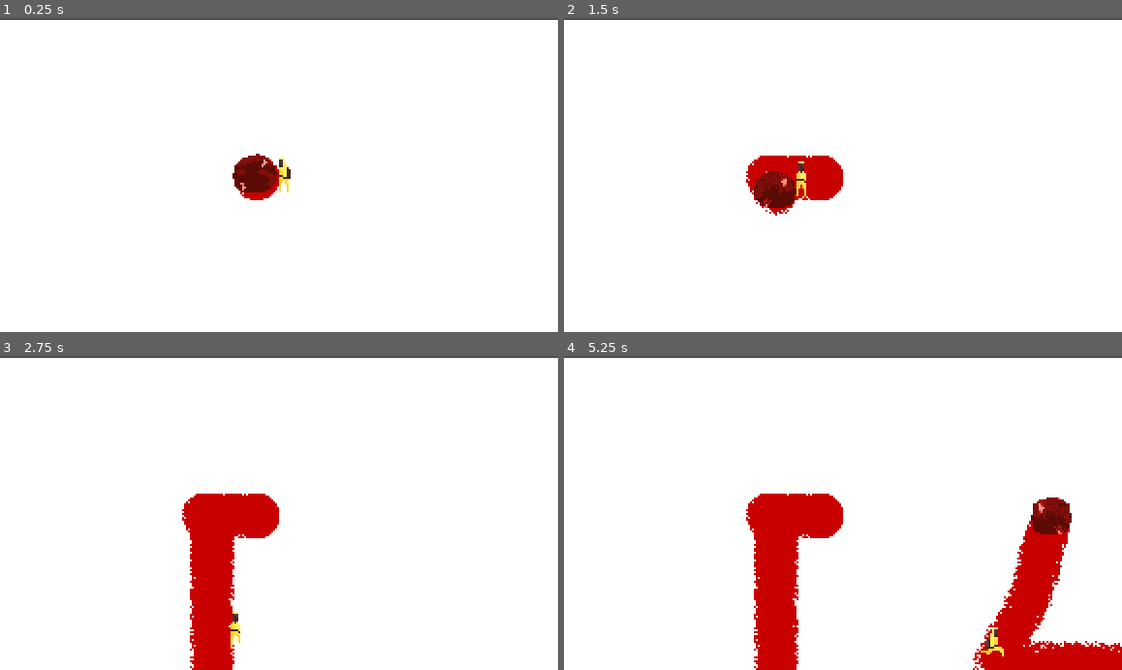
Above: before the commit, frames 1-4 (two rows, left to right).
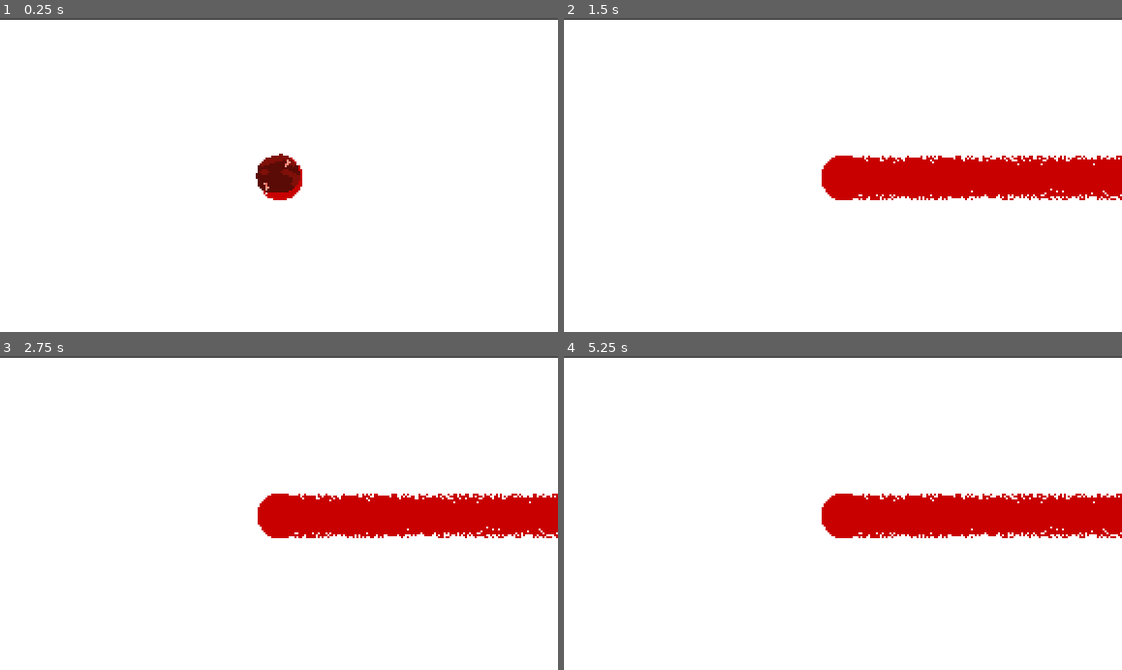
Above: after the commit, the same moments.

Repository: fawfle/blood-jam-cu
Game: Godot game, scene res://scenes/main-test-mihai.tscn
The game is run twice, just before and just after one commit, with the same random seed, the same clock (stepped at 60 frames per second) and the same inputs. This scene is started directly instead of the project's main scene.
Inputs:
- Up to frame 1 (0.25 s): no input
- Up to frame 2 (1.5 s): tap Enter at 0.5, 1.35 s; hold D (right) 0.53-1.28 s; tap Shift (dash) at 0.6 s; hold S (backward) from 1.28 s (still down)
- Up to frame 3 (2.75 s): release S (backward) at 2.03 s; hold D (right) from 2.03 s (still down); tap Backspace at 2.1 s
- Up to frame 4 (5.25 s): release D (right) at 2.78 s; hold W (forward) 2.78-3.53 s; tap 0 at 2.85 s; hold A (left) 3.53-5.03 s; tap 9 at 3.6 s; tap Space at 4.25 s; tap Shift (dash) at 4.35 s; hold S (backward) from 5.03 s (still down); tap Enter at 5.1 s

The runs differ from the first frame. In frame 1, 1.3% of the frame differs, in the area x 41-55%, y 43-59%; in frame 2, 8.5%; in frame 3, 12%; in frame 4, 16%, in the area x 32-100%, y 43-100%.

Commit message:
enemy testing

Diff:
--- a/scenes/main-test-mihai.tscn
+++ b/scenes/main-test-mihai.tscn
@@ -1,9 +1,8 @@
-[gd_scene load_steps=5 format=3 uid="uid://p2o26vfkde8i"]
+[gd_scene load_steps=4 format=3 uid="uid://p2o26vfkde8i"]
 
 [ext_resource type="PackedScene" uid="uid://dbxpkx7jsbcf2" path="res://scenes/ground/ground.tscn" id="1_wnato"]
 [ext_resource type="PackedScene" uid="uid://c0xl0mbw34dfe" path="res://scenes/player/player.tscn" id="2_tmai7"]
-[ext_resource type="PackedScene" path="res://scenes/test/wall_test.tscn" id="3_ybwf0"]
-[ext_resource type="PackedScene" uid="uid://dgk8w0b5v056n" path="res://scenes/enemies/fodder/fodder.tscn" id="4_tmai7"]
+[ext_resource type="PackedScene" uid="uid://urujg6q1wbmg" path="res://scenes/enemies/shield/shield.tscn" id="4_ybwf0"]
 
 [node name="Main" type="Node2D"]
 
@@ -14,8 +13,17 @@
 
 [node name="Player" parent="." instance=ExtResource("2_tmai7")]
 
-[node name="Wall_test" parent="." instance=ExtResource("3_ybwf0")]
+[node name="Wall_test" parent="."]
+_import_path = NodePath("")
+unique_name_in_owner = false
+process_mode = 0
+process_priority = 0
+process_physics_priority = 0
+process_thread_group = 0
+physics_interpolation_mode = 0
+auto_translate_mode = 0
+editor_description = ""
 position = Vector2(0, 70)
+script = null
 
-[node name="Fodder" parent="." instance=ExtResource("4_tmai7")]
-blood = null
+[node name="Shield" parent="." instance=ExtResource("4_ybwf0")]
